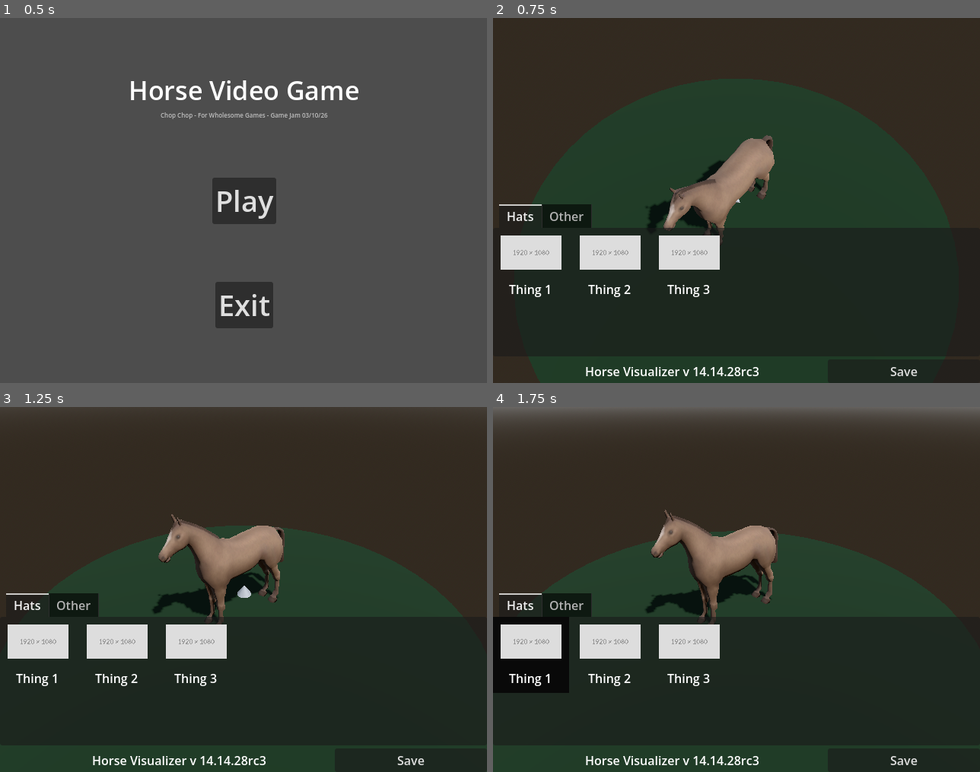
Above: before the commit, frames 1-4 (two rows, left to right).
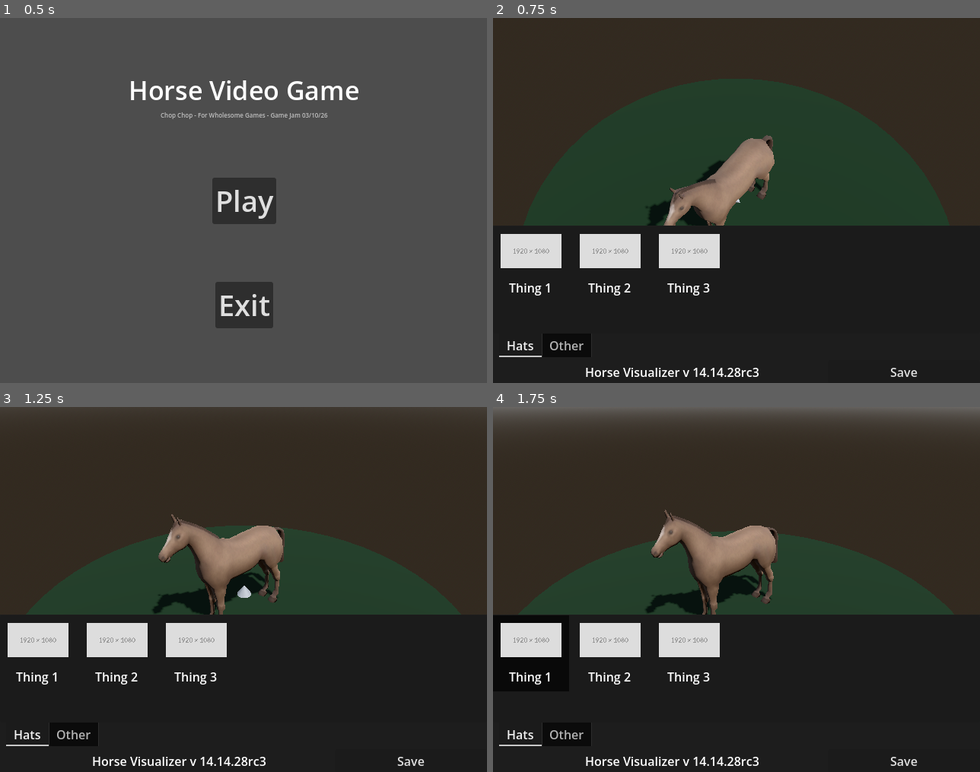
Above: after the commit, the same moments.

Repository: lukewhitingdev/gamejam-Bradys-Day-Out
Game: Godot game, scene res://Maps/MainMenuMap.tscn
Two runs of this game, one before a commit and one after it. Both use one fixed random seed, a clock stepped at 60 frames per second and the inputs below. The engine's default icon, where the game draws it, is replaced by a stand-in: a white triangle on a blue panel in a dark square.
Inputs (mouse positions are in pixels of both pictures, inside the frame that each line leads up to):
- Up to frame 1 (0.5 s): no input
- Up to frame 2 (0.75 s): click "Play" at 0.5 s
- Up to frame 3 (1.25 s): no input
- Up to frame 4 (1.75 s): tap Enter at 1.25 s; move the mouse to (531, 655) at 1.27 s; press the mouse at (531, 655) at 1.28 s; hold D (move_right) from 1.28 s (still down)

Frame 1 is identical in both runs. In frame 2, 7.1% of the frame differs, in the area x 1-94%, y 51-100%; in frame 3, 7.8%; in frame 4, 7.9%, in the area x 0-100%, y 51-100%.

Commit message:
Added backing color rect and updated references + made tabs on the bottom now to avoid a bug

Diff:
--- a/app/chopchop/GameObjects/dressup_camera.gd
+++ b/app/chopchop/GameObjects/dressup_camera.gd
@@ -4,7 +4,7 @@
 var TargetRotation: Vector3 = Vector3()
 var bValidPlacingPosition: bool = false;
 
-@onready var AssetSelector: TableAssetSelectorScript = $"../UI/VBoxContainer/TabAssetSelector"
+@onready var AssetSelector: TableAssetSelectorScript = $"../UI/ColorRect/VBoxContainer/TabAssetSelector"
 
 const DegToRad = 0.0174533
 
--- a/app/chopchop/Maps/DressupMap.tscn
+++ b/app/chopchop/Maps/DressupMap.tscn
@@ -67,23 +67,37 @@
 
 [node name="UI" type="CanvasLayer" parent="." unique_id=1863907016]
 
-[node name="VBoxContainer" type="VBoxContainer" parent="UI" unique_id=494467980]
+[node name="ColorRect" type="ColorRect" parent="UI" unique_id=1235380660]
+custom_minimum_size = Vector2(0, 30)
 anchors_preset = 12
 anchor_top = 1.0
 anchor_right = 1.0
 anchor_bottom = 1.0
-offset_top = -135.0
+offset_top = -207.0
 grow_horizontal = 2
 grow_vertical = 0
+color = Color(0.11415807, 0.11415809, 0.11415807, 1)
+
+[node name="VBoxContainer" type="VBoxContainer" parent="UI/ColorRect" unique_id=494467980]
+layout_mode = 1
+anchors_preset = 15
+anchor_right = 1.0
+anchor_bottom = 1.0
+grow_horizontal = 2
+grow_vertical = 2
 size_flags_horizontal = 4
 size_flags_vertical = 4
 
-[node name="TabAssetSelector" parent="UI/VBoxContainer" unique_id=1642857273 instance=ExtResource("3_r8qcy")]
-custom_minimum_size = Vector2(0, 200)
+[node name="TabAssetSelector" parent="UI/ColorRect/VBoxContainer" unique_id=1642857273 instance=ExtResource("3_r8qcy")]
+custom_minimum_size = Vector2(0, 172.12)
 layout_mode = 2
 size_flags_horizontal = 3
+size_flags_vertical = 10
 Items = Array[ExtResource("4_ye5xf")]([SubResource("Resource_d3pcb"), SubResource("Resource_2spav"), SubResource("Resource_q56ad")])
 
-[node name="SaveFooter" parent="UI/VBoxContainer" unique_id=610904564 instance=ExtResource("6_q56ad")]
+[node name="SaveFooter" parent="UI/ColorRect/VBoxContainer" unique_id=610904564 instance=ExtResource("6_q56ad")]
 custom_minimum_size = Vector2(20, 20)
 layout_mode = 2
+
+[connection signal="gui_input" from="UI/ColorRect" to="UI/ColorRect" method="_on_gui_input"]
+[connection signal="gui_input" from="UI/ColorRect/VBoxContainer" to="UI/ColorRect/VBoxContainer" method="_on_gui_input"]
--- a/app/chopchop/UI/Components/TabAssetSelector/TabAssetSelector.tscn
+++ b/app/chopchop/UI/Components/TabAssetSelector/TabAssetSelector.tscn
@@ -28,6 +28,7 @@
 grow_horizontal = 2
 grow_vertical = 2
 current_tab = 0
+tabs_position = 1
 script = ExtResource("1_djv4d")
 Items = Array[ExtResource("2_hiclj")]([SubResource("Resource_d3pcb"), SubResource("Resource_joo38")])
 
@@ -54,3 +55,5 @@
 visible = false
 layout_mode = 2
 metadata/_tab_index = 1
+
+[connection signal="gui_input" from="." to="." method="_on_gui_input"]
Not shown, changed: app/chopchop/docs/how_to_import_horse.md
